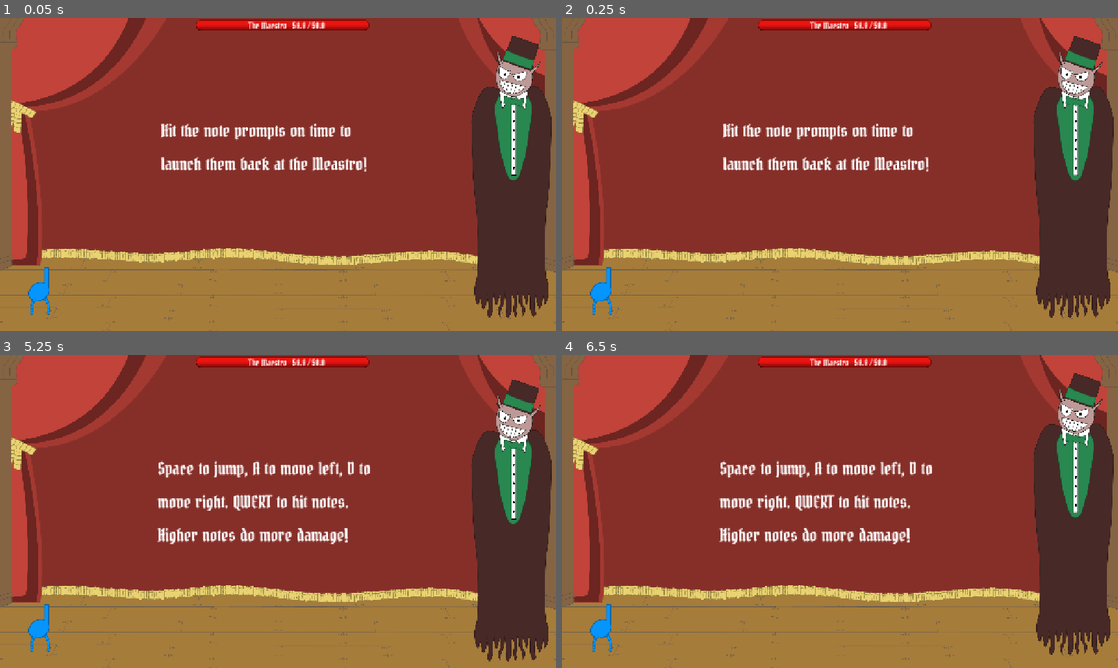
Above: before the commit, frames 1-4 (two rows, left to right).
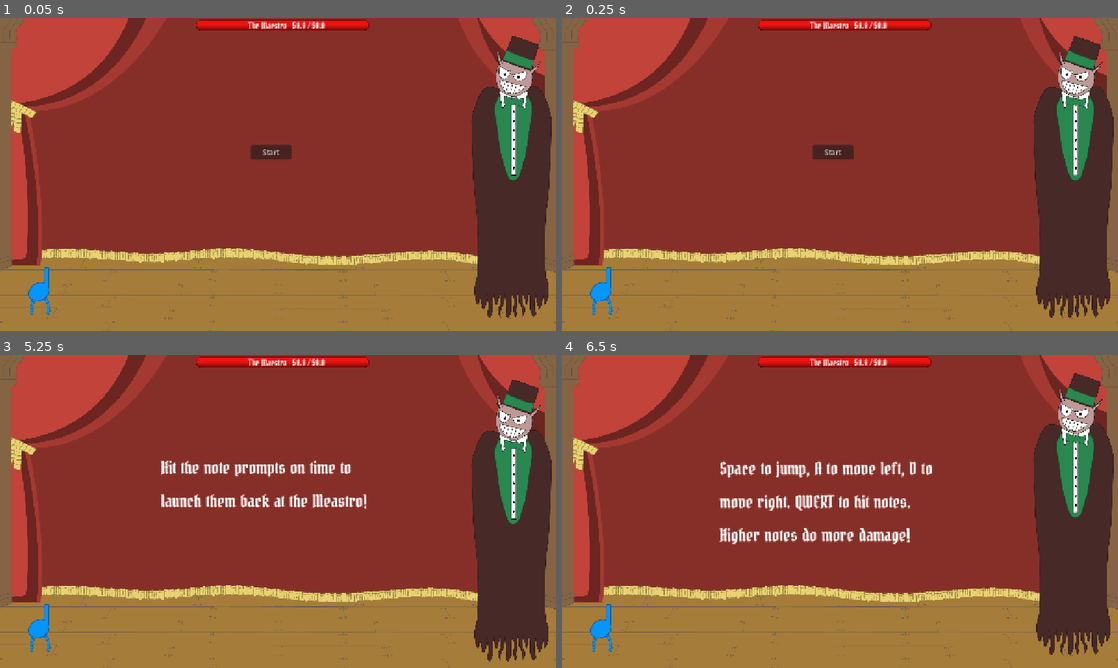
Above: after the commit, the same moments.

Repository: DevByColton/Maestro
Game: Godot game, scene res://main.tscn
The game is run twice, just before and just after one commit, with the same random seed, the same clock (stepped at 60 frames per second) and the same inputs.
Inputs (mouse positions are in pixels of both pictures, inside the frame that each line leads up to):
- Up to frame 1 (0.05 s): no input
- Up to frame 2 (0.25 s): no input
- Up to frame 3 (5.25 s): click (272, 489) at 0.5 s, where only the run after the commit has a clickable "Start"; tap E (e_hit_note) at 1.35, 5.1 s; tap Q (q_hit_note) at 2.1 s; tap R (r_hit_note) at 2.85 s; tap T (t_hit_note) at 3.6 s; tap W (w_hit_note) at 4.35 s; tap Enter at 5 s
- Up to frame 4 (6.5 s): tap Q (q_hit_note) at 5.85 s

The runs differ from the first frame. In frame 1, 2.0% of the frame differs, in the area x 28-66%, y 33-50%; in frame 2, 2.0%; in frame 3, 2.9%, in the area x 28-67%, y 33-61%; in frame 4, nothing differs.

Commit message:
Making gameplay a loop

Diff:
--- a/Boss/boss.gd
+++ b/Boss/boss.gd
@@ -46,6 +46,11 @@
 	on_boss_hit.emit(damage_amount)
 
 
+func reset() -> void:
+	can_boss_move_horizontal = false
+	next_boss_position = Vector2(1177, 365)
+
+
 func _on_note_projectile_collider_body_entered(body: Node2D) -> void:
 	match body.name:
 		"QuarterNoteQProjectile":
--- a/Player/player.tscn
+++ b/Player/player.tscn
@@ -39,6 +39,12 @@
 	position = position.clamp(screen_min_bounds, screen_max_bounds)
 
 
+func reset() -> void:
+	can_player_move = false
+	velocity = Vector2(0, 0)
+	position = Vector2(90.0, 625.0)
+
+
 func get_custom_gravity() -> float:
 	# When decending apply heavier gravity
 	if velocity.y > 0:
--- a/UI/ui.gd
+++ b/UI/ui.gd
@@ -9,3 +9,7 @@
 # Called every frame. 'delta' is the elapsed time since the previous frame.
 func _process(delta: float) -> void:
 	$HealthAmount.text = str($TextureProgressBar.value) + " / " + str($TextureProgressBar.max_value)
+
+
+func reset() -> void:
+	$TextureProgressBar.value = 50
--- a/main.gd
+++ b/main.gd
@@ -6,11 +6,16 @@
 @export var dotted_half_note_scene: PackedScene
 @export var whole_note_scene: PackedScene
 @export var note_spawns: Array[NoteSpawn] = []
-
+var note_timers: Array[Timer] = []
+
+signal start_game
 
 # Called when the node enters the scene tree for the first time.
 func _ready() -> void:
-	# Create the note array
+	_create_note_spawns()
+
+
+func _create_note_spawns() -> void:
 	note_spawns.append(NoteSpawn.new(1, NoteSpawn.NoteType.QuarterNoteQ, 0.1))
 	note_spawns.append(NoteSpawn.new(2, NoteSpawn.NoteType.QuarterNoteW, 1.5))
 	note_spawns.append(NoteSpawn.new(3, NoteSpawn.NoteType.QuarterNoteQ, 2.5))
@@ -93,11 +98,12 @@
 	# Create note timers that will spawn the notes on timeout
 	# Each timer connects to the timeout signal and passes itself in order to queue_free
 	for note_spawn in note_spawns:
-		print("spawning note: ", note_spawn.id)
+		# print("spawning note: ", note_spawn.id)
 		match note_spawn.note_type:
 			NoteSpawn.NoteType.QuarterNoteQ:
 				var qnq_timer = Timer.new()
 				add_child(qnq_timer)
+				note_timers.push_back(qnq_timer)
 				qnq_timer.name = "qnq_timer" + str(note_spawn.id)
 				qnq_timer.one_shot = true
 				qnq_timer.start(note_spawn.seconds_until_spawn)
@@ -106,6 +112,7 @@
 			NoteSpawn.NoteType.QuarterNoteW:
 				var qnw_timer = Timer.new()
 				add_child(qnw_timer)
+				note_timers.push_back(qnw_timer)
 				qnw_timer.name = "qnw_timer" + str(note_spawn.id)
 				qnw_timer.one_shot = true
 				qnw_timer.start(note_spawn.seconds_until_spawn)
@@ -114,6 +121,7 @@
 			NoteSpawn.NoteType.HalfNote:
 				var hn_timer = Timer.new()
 				add_child(hn_timer)
+				note_timers.push_back(hn_timer)
 				hn_timer.name = "hn_timer" + str(note_spawn.id)
 				hn_timer.one_shot = true
 				hn_timer.start(note_spawn.seconds_until_spawn)
@@ -122,6 +130,7 @@
 			NoteSpawn.NoteType.DottedHalfNote:
 				var dhn_timer = Timer.new()
 				add_child(dhn_timer)
+				note_timers.push_back(dhn_timer)
 				dhn_timer.name = "dhn_timer" + str(note_spawn.id)
 				dhn_timer.one_shot = true
 				dhn_timer.start(note_spawn.seconds_until_spawn)
@@ -130,6 +139,7 @@
 			NoteSpawn.NoteType.WholeNote:
 				var wn_timer = Timer.new()
 				add_child(wn_timer)
+				note_timers.push_back(wn_timer)
 				wn_timer.name = "wn_timer" + str(note_spawn.id)
 				wn_timer.one_shot = true
 				wn_timer.start(note_spawn.seconds_until_spawn)
@@ -137,63 +147,65 @@
 
 
 func on_quarter_note_q_timeout(timer: Timer) -> void:
-	print("Spawning new quarter note q")
+	# print("Spawning new quarter note q")
 	var qnq = quarter_note_q_scene.instantiate()
 	qnq.quarter_note_q_hit.connect(on_note_hit)
 	add_child(qnq)
 	timer.queue_free()
+	note_timers.remove_at(note_timers.find(timer))
 
 
 func on_quarter_note_w_timeout(timer: Timer) -> void:
-	print("Spawning new quarter note w")
+	# print("Spawning new quarter note w")
 	var qnw = quarter_note_w_scene.instantiate()
 	qnw.quarter_note_w_hit.connect(on_note_hit)
 	add_child(qnw)
 	timer.queue_free()
+	note_timers.remove_at(note_timers.find(timer))
 
 
 func on_half_note_timeout(timer: Timer) -> void:
-	print("spawning new half note")
+	# print("spawning new half note")
 	var hns = half_note_scene.instantiate()
 	hns.half_note_hit.connect(on_note_hit)
 	add_child(hns)
 	timer.queue_free()
+	note_timers.remove_at(note_timers.find(timer))
 
 
 func on_dotted_half_note_timeout(timer: Timer) -> void:
-	print("spawning new dotted half note")
+	# print("spawning new dotted half note")
 	var dhns = dotted_half_note_scene.instantiate()
 	dhns.dotted_half_note_hit.connect(on_note_hit)
 	add_child(dhns)
 	timer.queue_free()
+	note_timers.remove_at(note_timers.find(timer))
 
 
 func on_whole_note_timeout(timer: Timer) -> void:
-	print("spawning new whole note")
+	# print("spawning new whole note")
 	var wns = whole_note_scene.instantiate()
 	wns.whole_note_hit.connect(on_note_hit)
 	add_child(wns)
 	timer.queue_free()
+	note_timers.remove_at(note_timers.find(timer))
 
 
 func on_note_hit(projectile: Node) -> void:
-	print("spawing projectile: ", projectile.name)
+	# print("spawing projectile: ", projectile.name)
 	add_child(projectile)
 
 
 func _on_boss_on_boss_hit(damage_amount: int) -> void:
-	print("boss was hit for ", damage_amount, " damage")
+	# print("boss was hit for ", damage_amount, " damage")
 	var next_health = $UI/TextureProgressBar.value - damage_amount
 
 	# Check if boss should still be alive
 	if next_health > 0:
 		$UI/TextureProgressBar.value = next_health
 	else:
-		$Boss.queue_free()
-		$Player.queue_free()
-		$UI.queue_free()
 		$YouWinLabel.show()
-		stop_or_play_song()
+		game_over()
 
 
 func _on_hide_gameplay_message_label_timeout() -> void:
@@ -210,10 +222,29 @@
 	$Player.can_player_move = true
 
 
+func game_over() -> void:
+	note_spawns.clear()
+	stop_or_play_song()
+	$YouLoseLabel.show()
+	$Player.reset()
+	$Boss.reset()
+	$UI.reset()
+
+	for timer in note_timers:
+		timer.queue_free()
+	note_timers.clear()
+
+	await get_tree().create_timer(5.0).timeout
+	$YouLoseLabel.hide()
+	$YouWinLabel.hide()
+	$StartButton.show()
+
+
 func _on_boss_on_boss_hit_player() -> void:
-	# Game over
-	$Boss.queue_free()
-	$Player.queue_free()
-	$UI.queue_free()
-	$YouLoseLabel.show()
-	stop_or_play_song()
+	game_over()
+
+
+func _on_start_button_pressed() -> void:
+	$StartButton.hide()
+	$GameplayLabel.show()
+	$HideGameplayMessageLabelTimer.start()
--- a/main.tscn
+++ b/main.tscn
@@ -41,7 +41,15 @@
 
 [node name="UI" parent="." instance=ExtResource("12_cvdgj")]
 
+[node name="StartButton" type="Button" parent="."]
+offset_left = 577.0
+offset_top = 292.0
+offset_right = 670.0
+offset_bottom = 325.0
+text = "Start"
+
 [node name="GameplayLabel" type="Label" parent="."]
+visible = false
 z_index = 4096
 offset_left = 370.0
 offset_top = 223.0
@@ -71,7 +79,6 @@
 [node name="HideGameplayMessageLabelTimer" type="Timer" parent="."]
 wait_time = 5.0
 one_shot = true
-autostart = true
 
 [node name="YouLoseLabel" type="Label" parent="."]
 visible = false
@@ -97,5 +104,6 @@
 
 [connection signal="on_boss_hit" from="Boss" to="." method="_on_boss_on_boss_hit"]
 [connection signal="on_boss_hit_player" from="Boss" to="." method="_on_boss_on_boss_hit_player"]
+[connection signal="pressed" from="StartButton" to="." method="_on_start_button_pressed"]
 [connection signal="timeout" from="HideControlsLabelTimer" to="." method="_on_hide_controls_label_timeout"]
 [connection signal="timeout" from="HideGameplayMessageLabelTimer" to="." method="_on_hide_gameplay_message_label_timeout"]
--- a/project.godot
+++ b/project.godot
@@ -12,7 +12,7 @@
 
 config/name="Maestro"
 run/main_scene="res://main.tscn"
-config/features=PackedStringArray("4.3", "GL Compatibility")
+config/features=PackedStringArray("4.4", "GL Compatibility")
 config/icon="res://icon.svg"
 
 [display]
@@ -20,6 +20,10 @@
 window/size/viewport_width=1280
 window/size/viewport_height=720
 window/stretch/mode="canvas_items"
+
+[dotnet]
+
+project/assembly_name="Maestro"
 
 [input]
 
Not shown, added: Boss/boss.gd.uid
Not shown: 1 places in Boss/boss.tscn that only renumber resources
Not shown: 1 places in Notes/DottedHalfNote.tscn that only renumber resources
Not shown: 1 places in Notes/DottedHalfNoteProjectile.tscn that only renumber resources
Not shown: 1 places in Notes/HalfNote.tscn that only renumber resources
Not shown: 1 places in Notes/HalfNoteProjectile.tscn that only renumber resources
Not shown: 1 places in Notes/QuarterNoteQ.tscn that only renumber resources
Not shown: 1 places in Notes/QuarterNoteQProjectile.tscn that only renumber resources
Not shown: 1 places in Notes/QuarterNoteW.tscn that only renumber resources
Not shown: 1 places in Notes/QuarterNoteWProjectile.tscn that only renumber resources
Not shown: 1 places in Notes/WholeNote.tscn that only renumber resources
Not shown: 1 places in Notes/WholeNoteProjectile.tscn that only renumber resources
(and 16 more such lines)
